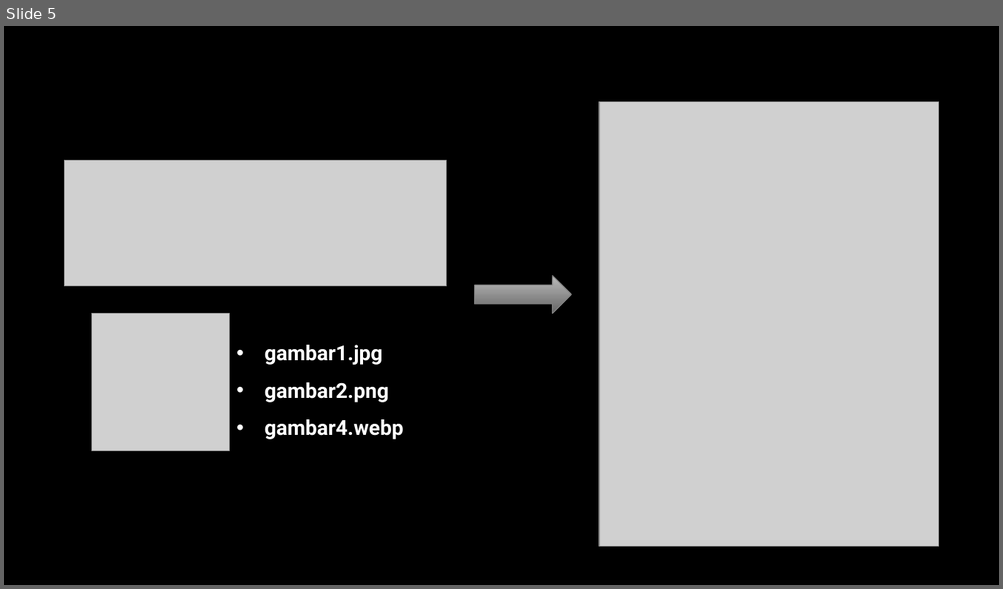
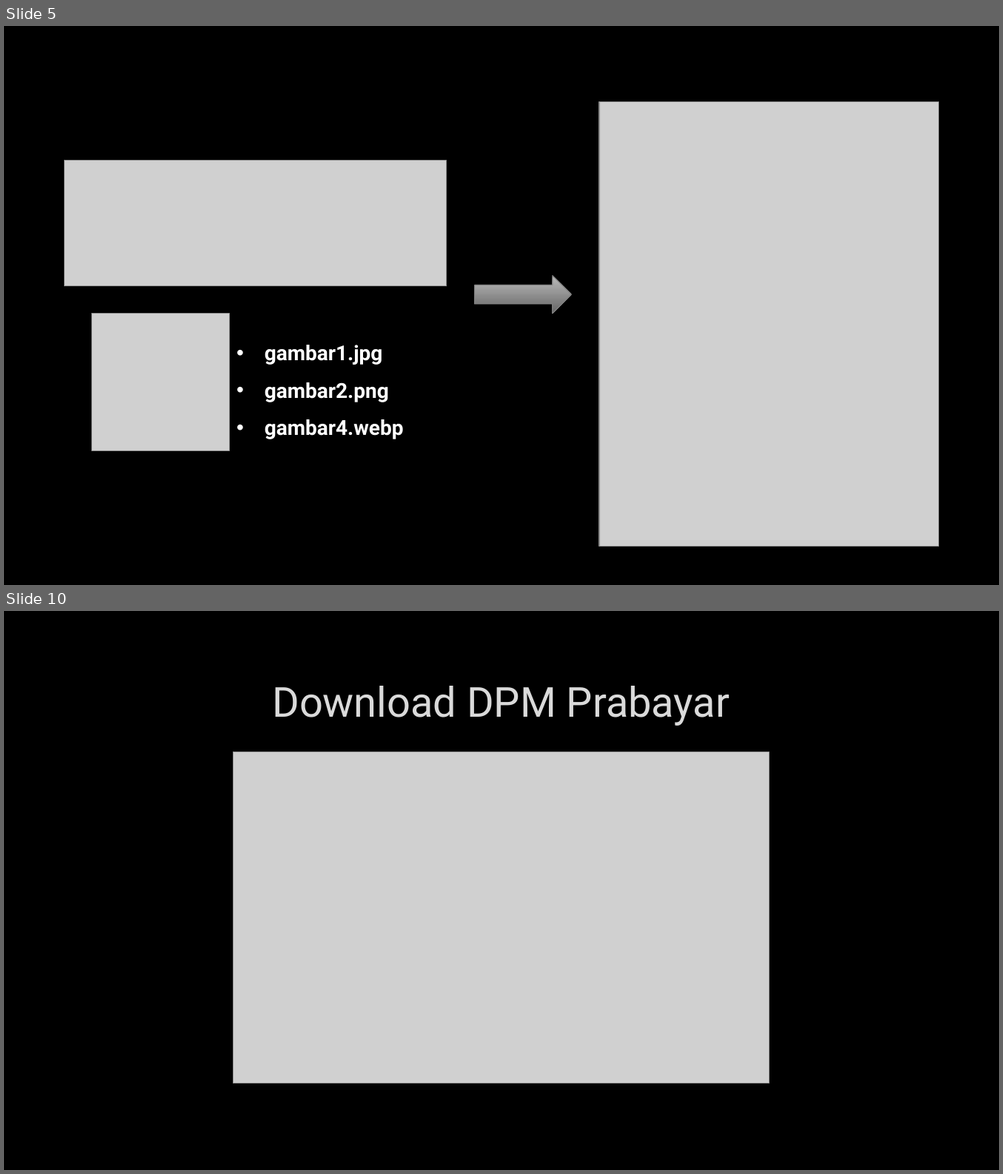
Before and after one commit to RizqullahY/electrizen, a slide deck: DOC_APP_LAUNCHER.pptx. Shown one above the other, each under a label of ours: slide 5 before the commit, slides 5 and 10 after it; the slides between them are not shown. The pictures are 1003x589 and 1003x1174 pixels, drawn with LibreOffice and Linux fonts; fonts in the diff are those of the drawing; grey boxes stand for pictures; background and template pictures are left out. Boxes give left, top, right and bottom in pixels: in the first picture for what was removed or moved away, otherwise in the second. Text is boxed around its words. In the diff, an @@ line names an element or a change of style, - is before the commit and + after.

```diff
--- a/DOC_APP_LAUNCHER.pptx
+++ b/DOC_APP_LAUNCHER.pptx
@@ slide 10 added at (x1=4, y1=611, x2=999, y2=1170), background picture (left out) @@
@@ title added at (x1=272, y1=686, x2=729, y2=726), 40 pt, text #DADADA @@
+Download DPM Prabayar
@@ picture added at (x1=233, y1=752, x2=769, y2=1083) @@
```
Also in this commit, not shown: 2 slides changed, 6 other slides added, 1 other file.
